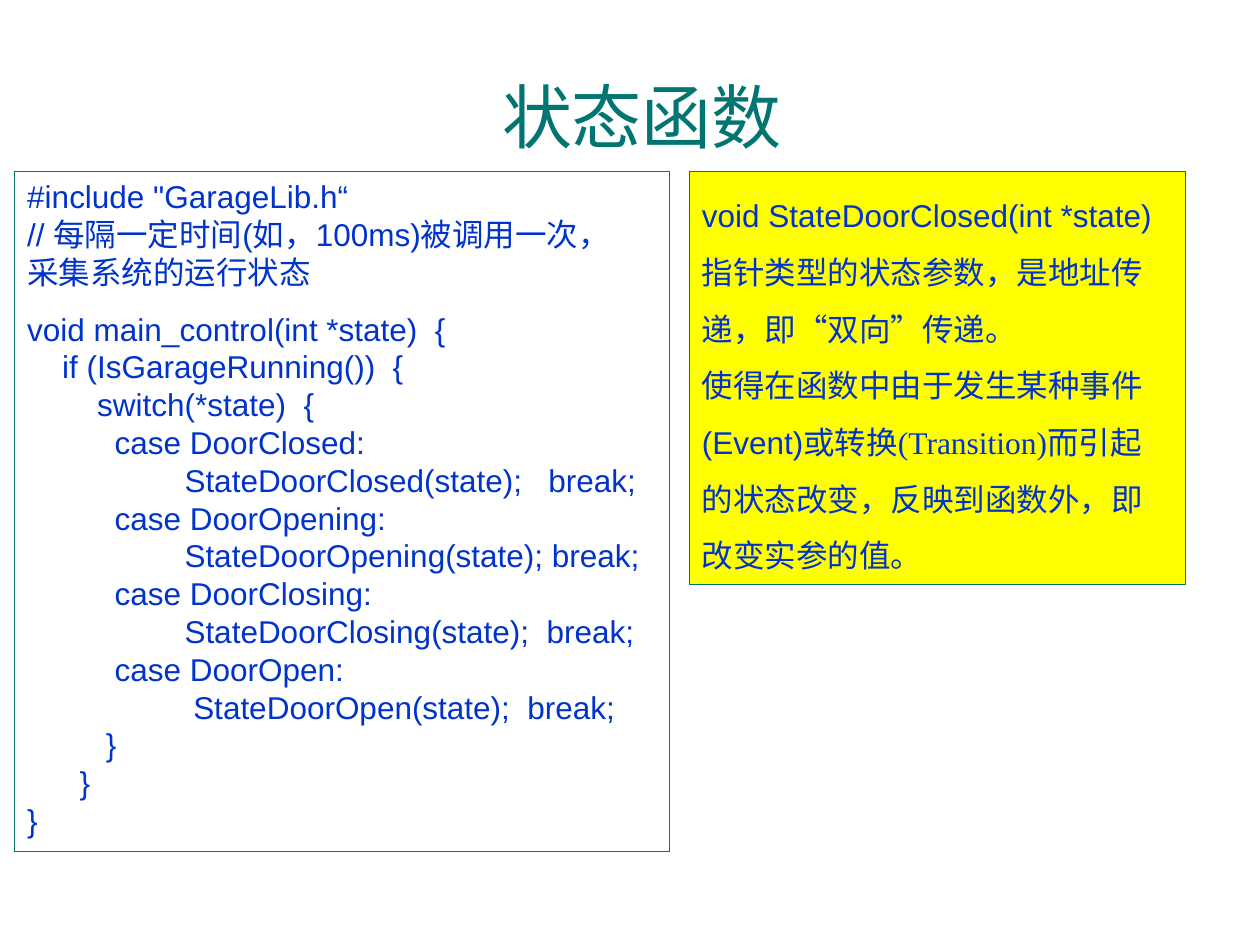
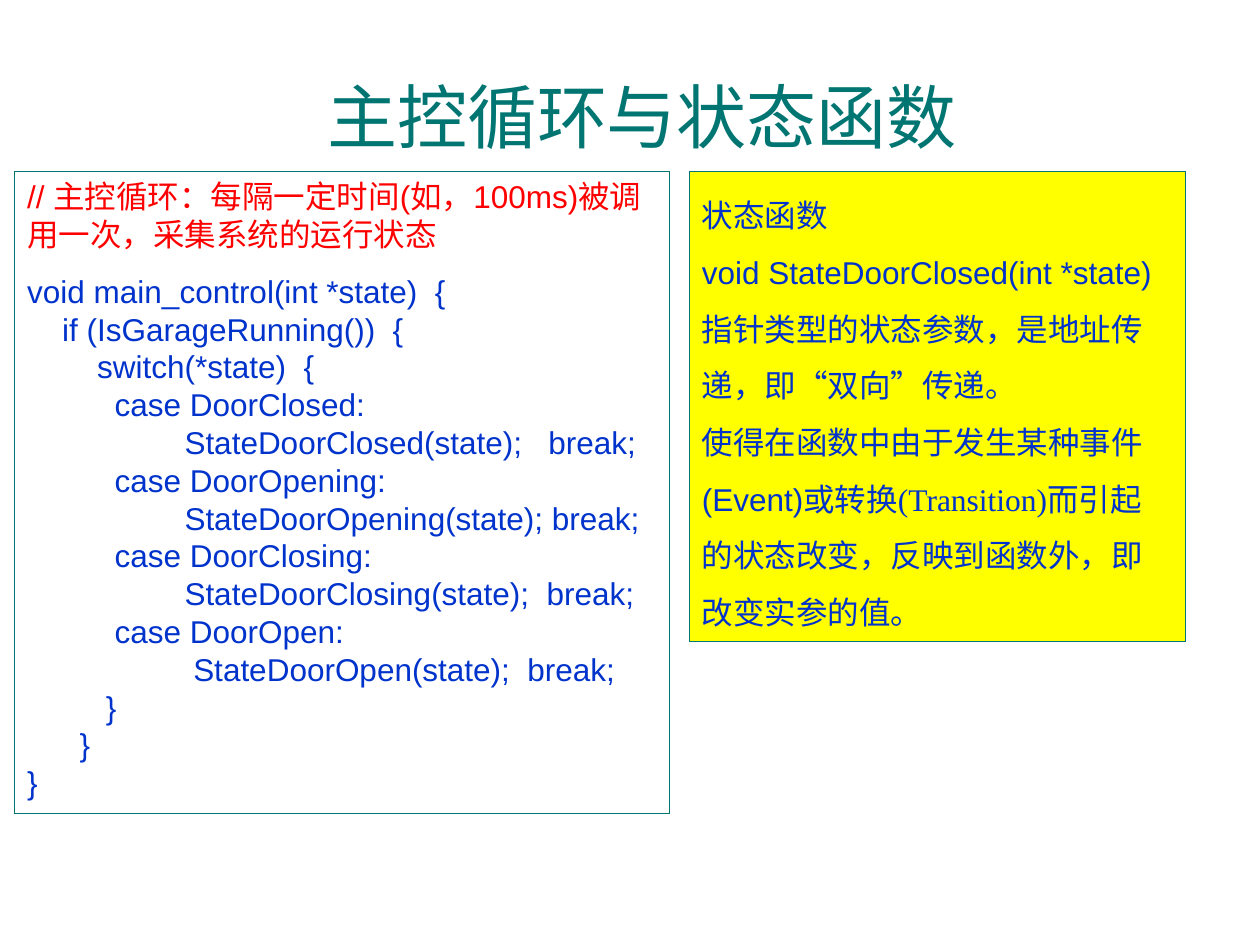
Before and after one commit to jtrfid/C-Repositories, a slide deck: slide 14 of C语言课程设计/2016/Garage_mfc/状态和状态机.pptx (slide 13 before the commit). Drawn at 1260x945 pixels with LibreOffice and Linux fonts; fonts in the diff are those of the drawing; background and template pictures are left out. Boxes give left, top, right and bottom in pixels: in the first picture for what was removed or moved away, otherwise in the second. Text is boxed around its words. In the diff, an @@ line names an element or a change of style, - is before the commit and + after.

Commit message:
修订状态和状态机.pptx

```diff
--- a/C语言课程设计/2016/Garage_mfc/状态和状态机.pptx
+++ b/C语言课程设计/2016/Garage_mfc/状态和状态机.pptx
@@ title at (327,84,956,149): text changed @@
-状态函数
+主控循环与状态函数
@@ rectangle "// 主控循环：每隔一定时间(如，100ms)被调用一次，采集系统的运行状态": place and size @@
-rectangle "// 主控循环：每隔一定时间(如，100ms)被调用一次，采集系统的运行状态" at (15,171,670,852)
+rectangle "// 主控循环：每隔一定时间(如，100ms)被调用一次，采集系统的运行状态" at (15,171,670,814)
@@ rectangle "状态函数": place and size @@
-rectangle "状态函数" at (689,171,1186,585)
+rectangle "状态函数" at (689,171,1186,643)
@@ text in rectangle at (27,181,641,249): text changed; text colour #0033CC to #FF0000 @@
-#include "GarageLib.h“
-// 每隔一定时间(如，100ms)被调用一次，
-采集系统的运行状态
+// 主控循环：每隔一定时间(如，100ms)被调用一次，采集系统的运行状态
@@ text in rectangle at (702,200,828,230): paragraph added @@
+状态函数
```
Also in this commit, not shown: 21 other slides changed, 10 slides added, 2 slides removed.
